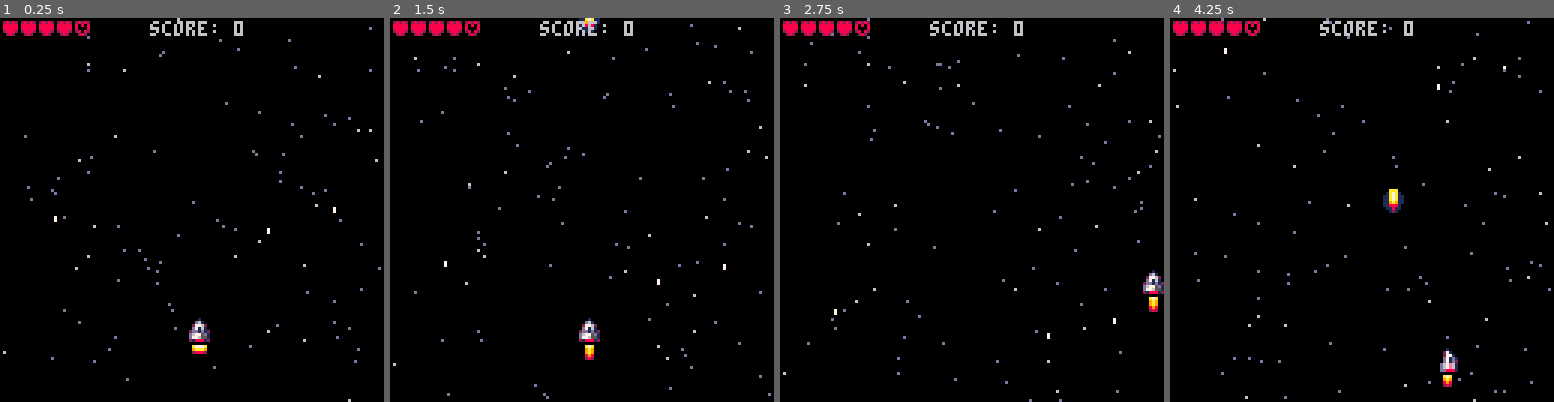
Above: before the commit, frames 1-4 (left to right).
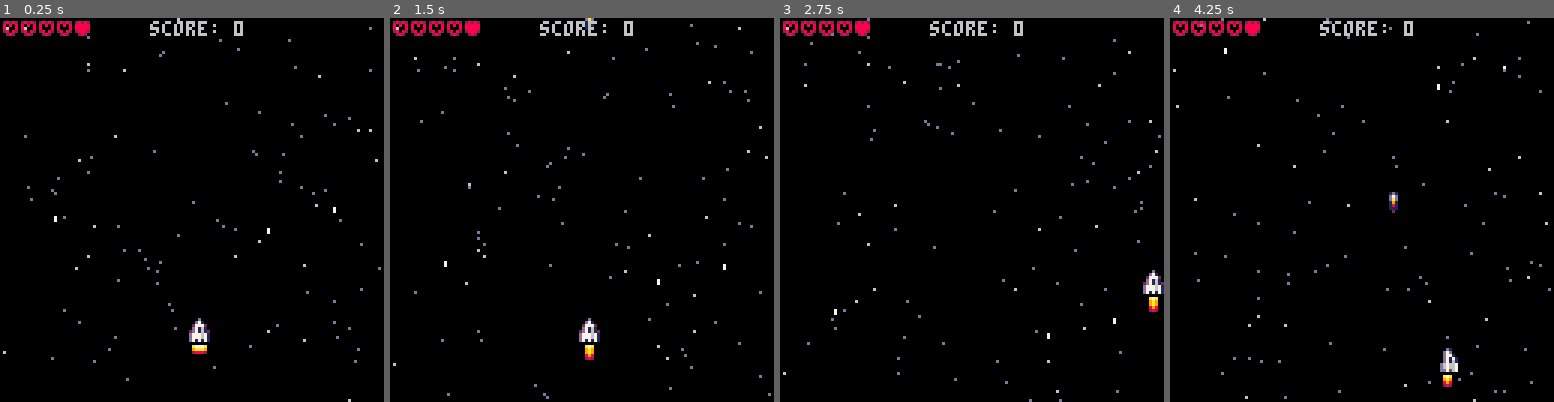
Above: after the commit, the same moments.

Repository: jimmac/pico-shed
Game: PICO-8 cartridge shmup.p8
The game is run twice, just before and just after one commit, with the same random seed, the same clock (stepped at 60 frames per second) and the same inputs.
Inputs:
- Up to frame 1 (0.25 s): no input
- Up to frame 2 (1.5 s): tap X (X key) at 0.33, 1.07 s
- Up to frame 3 (2.75 s): hold Right 1.6-2.1 s; tap X (X key) at 1.85 s; hold Up 2.15-2.42 s; hold Right from 2.47 s (still down)
- Up to frame 4 (4.25 s): tap X (X key) at 2.97, 4.08 s; release Right at 3.03 s; hold Left 3.08-3.58 s; hold Down 3.63-3.97 s; hold Right from 4.02 s (still down)

The runs differ from the first frame. In frame 1, 0.3% of the frame differs, in the area x 1-55%, y 1-85%; in frame 2, 0.4%; in frame 3, 0.3%; in frame 4, 0.5%, in the area x 1-75%, y 1-93%.

Commit message:
update sprites

Diff:
--- a/shmup.p8
+++ b/shmup.p8
@@ -124,7 +124,7 @@
   print("score: "..score,50,1,6)
   --lives
   for i=0,4 do --5 lives
-	  if i<pl.lv then h=33 else h=32 end
+	  if i<pl.lv then h=7 else h=8 end
 	  spr(h,i*6)
   end
 end
Not shown, changed: 26 lines of the sprite sheet (__gfx__) section of shmup.p8
Not shown, changed: the thumbnail (__label__) section of shmup.p8
